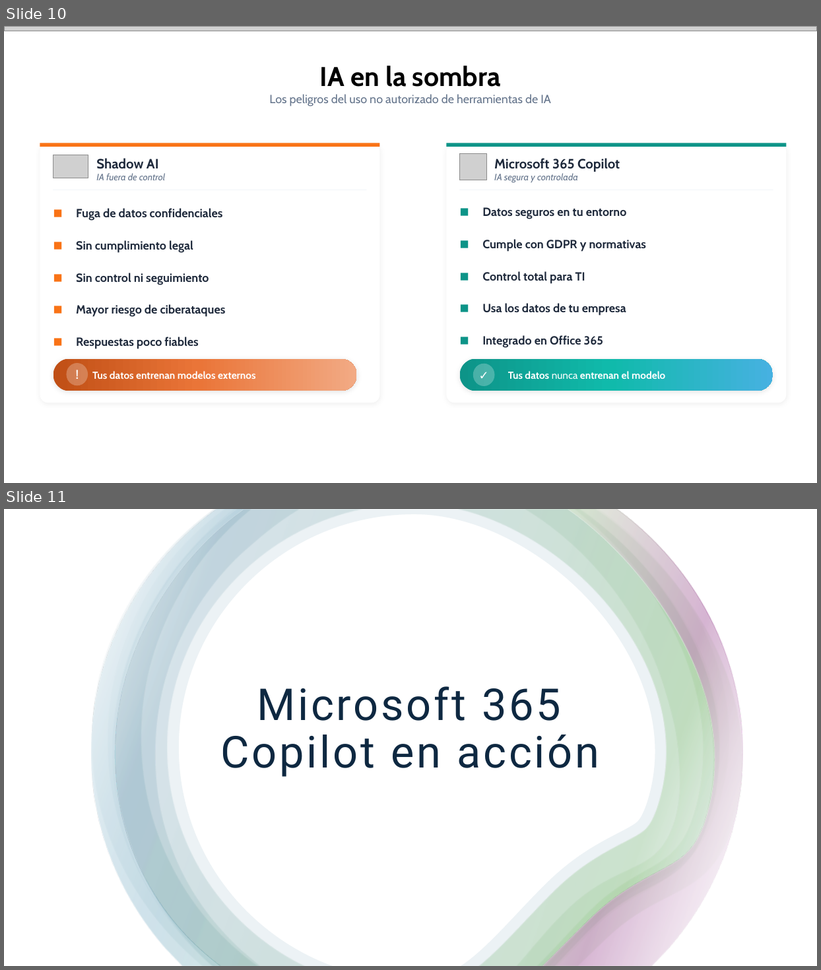
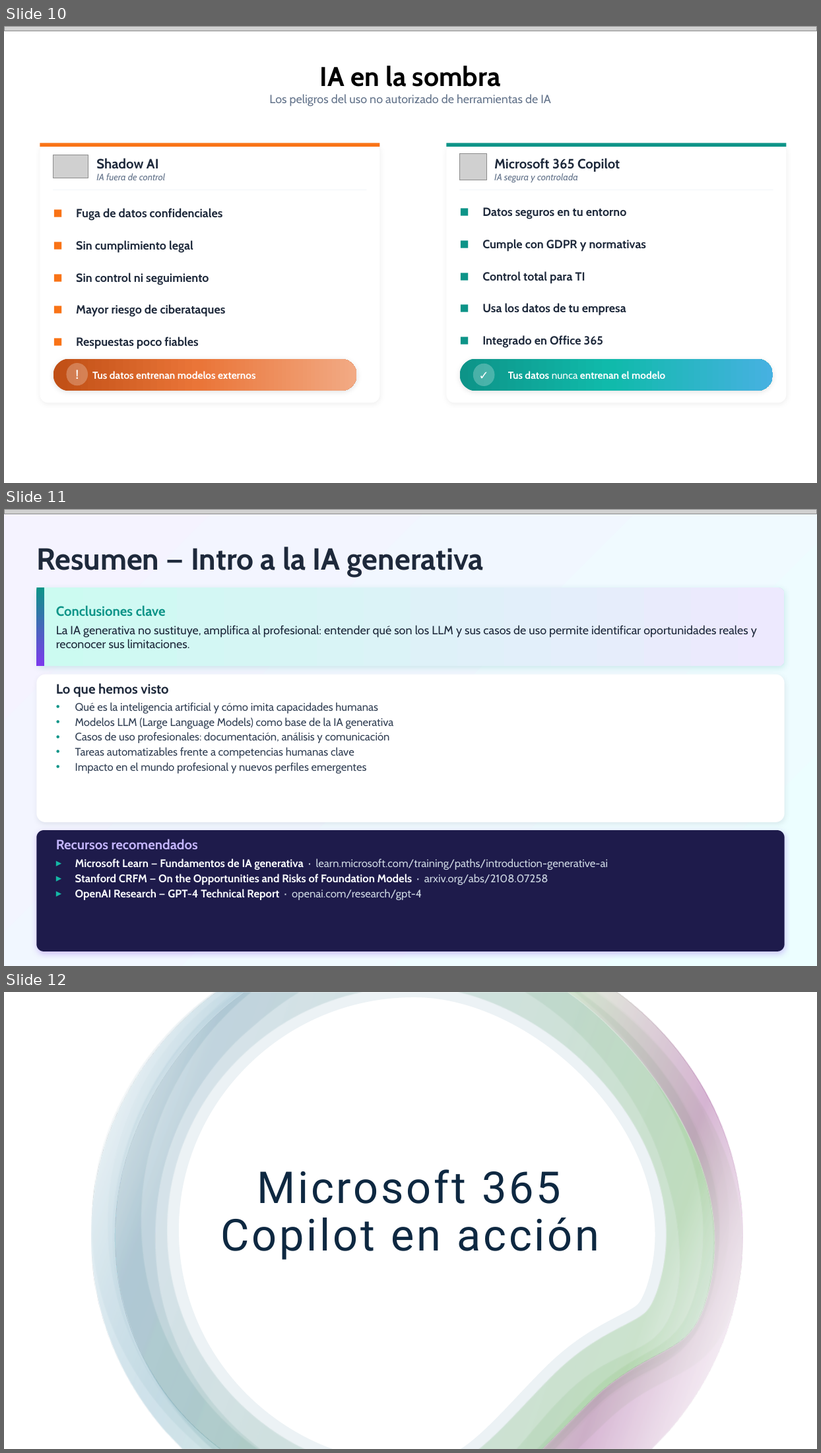
Before and after one commit to quizeth/Labs, a slide deck: IA y Copilot para business professionals/IA Generativa y Microsoft Copilot para profesionales.pptx. Shown one above the other, each under a label of ours: slides 10 and 11 before the commit, slides 10, 11 and 12 after it. The pictures are 821x970 and 821x1453 pixels, drawn with LibreOffice and Linux fonts; fonts in the diff are those of the drawing; grey boxes stand for pictures. Boxes give left, top, right and bottom in pixels: in the first picture for what was removed or moved away, otherwise in the second. Text is boxed around its words. In the diff, an @@ line names an element or a change of style, - is before the commit and + after.

```diff
--- a/IA y Copilot para business professionals/IA Generativa y Microsoft Copilot para profesionales.pptx
+++ b/IA y Copilot para business professionals/IA Generativa y Microsoft Copilot para profesionales.pptx
@@ slide 11 added at (4,509,817,966), background gradient #F5F3FF to #ECFEFF @@
@@ picture added at (4,509,817,514) @@
@@ text added at (36,547,484,577), 36 pt, text #1E293B, bold @@
+Resumen — Intro a la IA generativa
@@ rounded rectangle added at (36,588,785,666), fill gradient #CCFBF1 to #EDE9FE @@
@@ rectangle added at (36,588,44,666), fill gradient #0D9488 to #7C3AED @@
@@ text added at (56,605,757,648), 14 pt, text #1E293B @@
+Conclusiones clave
+La IA generativa no sustituye, amplifica al profesional: entender qué son los LLM y sus casos de uso permite identificar oportunidades reales y reconocer sus limitaciones.
@@ rounded rectangle added at (36,674,785,823), fill #FFFFFF @@
@@ text added at (56,683,394,774), 13 pt, text #334155 @@
+Lo que hemos visto
+• Qué es la inteligencia artificial y cómo imita capacidades humanas
+• Modelos LLM (Large Language Models) como base de la IA generativa
+• Casos de uso profesionales: documentación, análisis y comunicación
+• Tareas automatizables frente a competencias humanas clave
+• Impacto en el mundo profesional y nuevos perfiles emergentes
@@ rounded rectangle added at (36,830,785,952), fill #1E1B4B @@
@@ text added at (56,839,608,900), 13 pt, text #F8FAFC, bold @@
+Recursos recomendados
+▸ Microsoft Learn — Fundamentos de IA generativa · learn.microsoft.com/training/paths/introduction-generative-ai
+▸ Stanford CRFM — On the Opportunities and Risks of Foundation Models · arxiv.org/abs/2108.07258
+▸ OpenAI Research — GPT-4 Technical Report · openai.com/research/gpt-4
@@ what was slide 11 is now slide 12 @@
```
Also in this commit, not shown: 9 slides changed, 8 other slides added, 2 slides removed.
